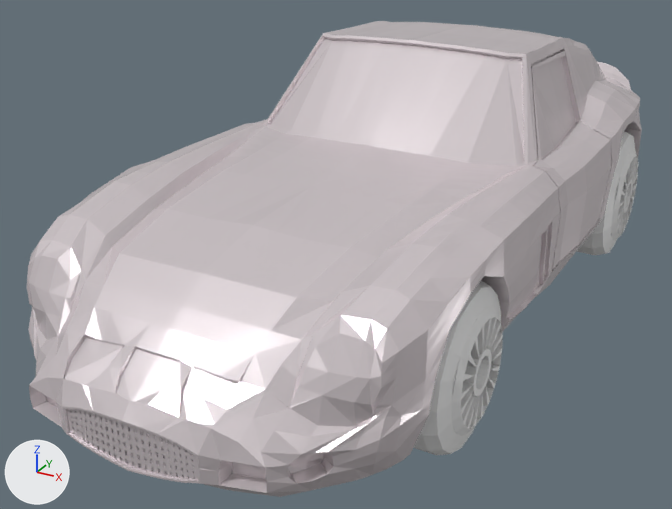
What one commit did to the Blender file car.blend.
Before and after are seen from a camera (50 mm lens) standing at (3.09, -3.22, 3.58) and looking at (-0.34, 3.0, 0.47). The lights are fixed; the arrows at lower left show +X, +Y and +Z.

The scene before the commit, as lines of its bpy script (objects in view):
```python
mat_material = principled_material('Material')
mat_material.base_color = (0.801, 0.727, 0.754)  # white #e7dee1
mat_material.metallic = 0.494
mat_material.roughness = 0.258
me_cube_001 = bpy.data.meshes.new('Cube.001')
me_cube_001.from_pydata(...)  # 1839 vertices, 1719 faces, 9 loose edges; spans x -0.01..1.48, y -0.02..6.97, z 0.23..2.15
me_cube_001.materials.append(mat_material)  # white #e7dee1
me_cylinder = bpy.data.meshes.new('Cylinder')
me_cylinder.from_pydata(...)  # 1480 vertices, 1533 faces; spans x -1.0..1.0, y -7.1..1.0, z -1.1..14.5
ob_cube = bpy.data.objects.new('Cube', me_cube_001)
ob_cube.location = (0.0, 0.0, 0.0)
_m = ob_cube.modifiers.new('Mirror', 'MIRROR')
ob_cylinder = bpy.data.objects.new('Cylinder', me_cylinder)
ob_cylinder.location = (-1.326, 5.29, 0.554)
ob_cylinder.rotation_euler = (0.0, -1.584, 0.0)  # degrees (0, -91, 0)
ob_cylinder.scale = (0.607, 0.608, -0.197)
```
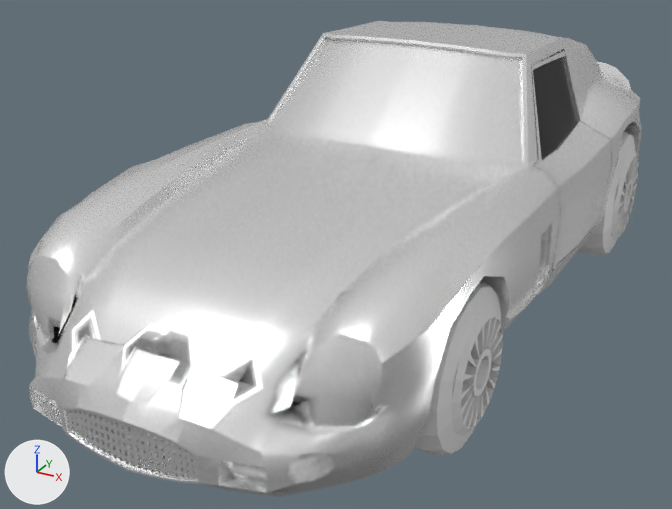
What differs and where, as boxes [x1, y1, x2, y2] in the pictures (672 x 509 px):
```json
{"object": "Cube", "change": "recoloured, surface changed, shading changed", "before": [27, 21, 641, 496], "after": [27, 21, 641, 496]}
{"part": 1, "of": "me_cube_001", "change": "shading changed", "before": [27, 21, 642, 497], "after": [27, 21, 642, 497]}
{"part": 2, "of": "me_cube_001", "change": "recoloured", "before": [533, 57, 576, 158], "after": [533, 57, 576, 158], "on screen": "white to black"}
```

The change, as JSON lines over the scene's bpy script:
```json
{"op": "set", "path": "mat_material.base_color", "old": "(0.801, 0.727, 0.754)", "new": "(1.0, 1.0, 1.0)", "note": "white #e7dee1 -> white #ffffff"}
{"op": "set", "path": "mat_material.metallic", "old": "0.494", "new": "0.852"}
{"op": "add", "block": "mat_material_001", "code": ["mat_material_001 = principled_material('Material.001')", "mat_material_001.base_color = (0.0, 0.0, 0.0)  # black #000000"]}
{"block": "me_cube_001", "where": "me_cube_001.from_pydata(...)  # 1839 vertices, 1719 faces, 9 loose edges; spans x -0.01..1.48, y -0.02..6.97, z 0.23..2.15"}
{"block": "me_cube_001", "where": "# used by ob_cube; location = (0.0, 0.0, 0.0)"}
{"block": "me_cube_001", "change": "me_cube_001 part 1: edges marked sharp go from 0 to 1655"}
{"block": "me_cube_001", "change": "me_cube_001 part 2: all 3 faces centred in x 1.05..1.1, y 3.68..4.52, z 1.59..1.67 switch from mat_material (white #e7dee1) to mat_material_001 (black #000000)"}
```
